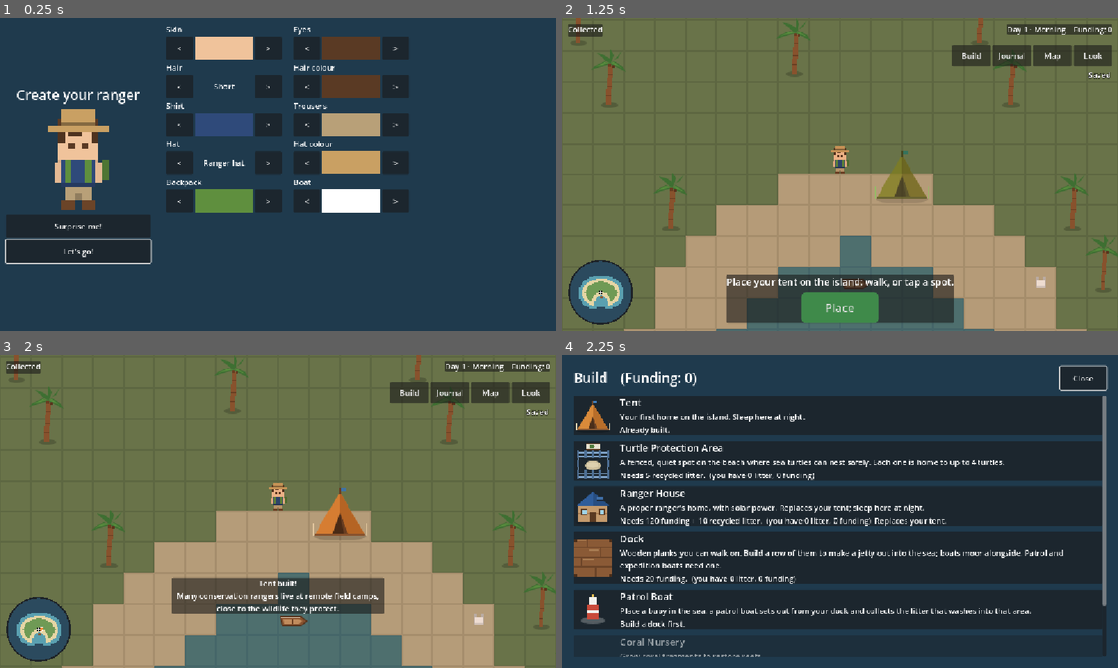
Above: before the commit, frames 1-4 (two rows, left to right).
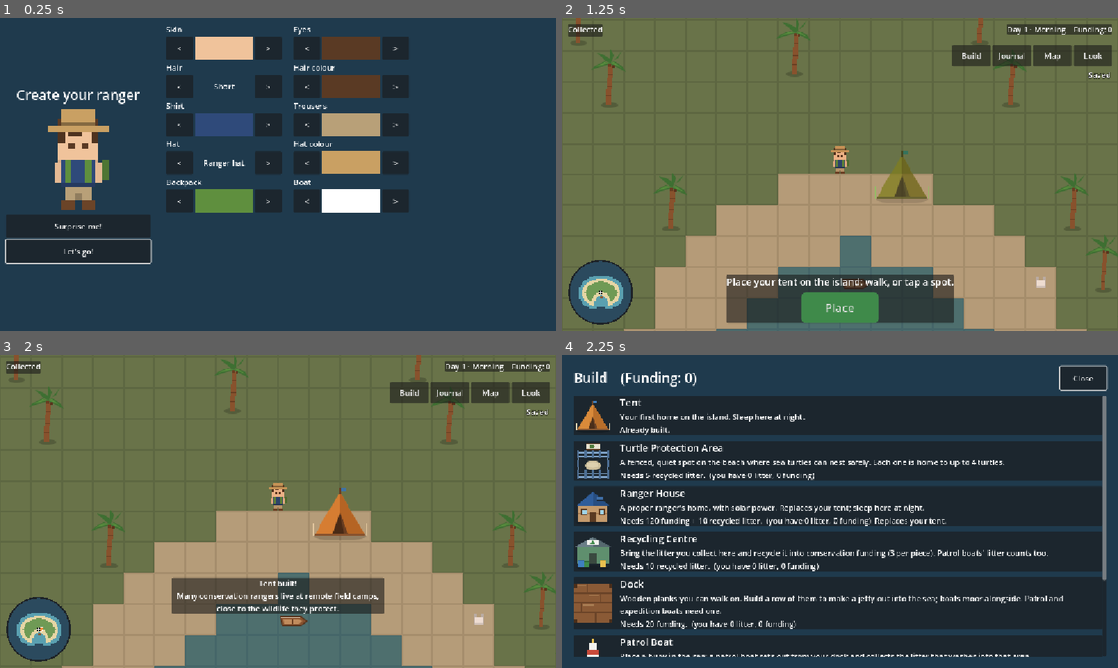
Above: after the commit, the same moments.

Repository: detronics-apps/ocean-haven
Game: Godot game, scene res://scenes/world/ocean_world.tscn
The game is run twice, just before and just after one commit, with the same random seed, the same clock (stepped at 60 frames per second) and the same inputs.
Inputs:
- Up to frame 1 (0.25 s): no input
- Up to frame 2 (1.25 s): click "Let's go!" at 0.5 s
- Up to frame 3 (2 s): click "Place" at 1.25 s
- Up to frame 4 (2.25 s): click "Build" at 2 s

Frames 1-3 are identical in both runs. In frame 4, 9.0% of the frame differs, in the area x 2-98%, y 57-97%.

Commit message:
Recycling centre: turn collected litter into funding
New building (10 recycled litter, one per island... unique): standing
next to it, the action bar offers 'Recycle N litter (+3N funding)'.
Litter is still a building material, so it's the player's choice;
litter collected by patrol boats can be recycled too.

Co-Authored-By: Claude Opus 5.5 <noreply@anthropic.com>

Diff:
--- /dev/null
+++ b/assets/buildings/recycling_centre.svg
@@ -0,0 +1,17 @@
+<svg xmlns="http://www.w3.org/2000/svg" width="64" height="64" viewBox="0 0 64 64" shape-rendering="crispEdges">
+  <!-- Placeholder recycling centre (3/4 view): green shed, roof, sign, three sorting bins -->
+  <ellipse cx="32" cy="59" rx="28" ry="4" fill="#000000" fill-opacity="0.18"/>
+  <rect x="6" y="22" width="52" height="30" fill="#5f8f6e"/>
+  <rect x="6" y="22" width="52" height="3" fill="#3f6f4e"/>
+  <polygon points="2,24 32,8 62,24" fill="#6b7f88"/>
+  <polygon points="32,8 62,24 32,24" fill="#56696f"/>
+  <rect x="22" y="12" width="20" height="9" fill="#f2f2ee"/>
+  <polygon points="28,19 32,13 36,19" fill="#3f8a4a"/>
+  <rect x="26" y="34" width="12" height="18" fill="#3a4a40"/>
+  <rect x="8" y="46" width="10" height="12" fill="#3f7fbf"/>
+  <rect x="8" y="46" width="10" height="2" fill="#2f5f9a"/>
+  <rect x="44" y="46" width="10" height="12" fill="#e8c050"/>
+  <rect x="44" y="46" width="10" height="2" fill="#c8a030"/>
+  <rect x="18" y="48" width="8" height="10" fill="#3f8a4a"/>
+  <rect x="18" y="48" width="8" height="2" fill="#2f6a3a"/>
+</svg>
--- /dev/null
+++ b/data/buildings/recycling_centre.tres
@@ -0,0 +1,17 @@
+[gd_resource type="Resource" script_class="BuildingData" format=3]
+
+[ext_resource type="Script" path="res://scripts/buildings/building_data.gd" id="1_xk2v5"]
+[ext_resource type="Texture2D" path="res://assets/buildings/recycling_centre.svg" id="2_yxnl8"]
+
+[resource]
+script = ExtResource("1_xk2v5")
+id = &"recycling_centre"
+display_name = "Recycling Centre"
+description = "Bring the litter you collect here and recycle it into conservation funding (3 per piece). Patrol boats' litter counts too."
+order = 2
+texture = ExtResource("2_yxnl8")
+terrain = PackedStringArray("sand", "grass")
+cost_litter = 10
+unique = true
+recycle_value = 3
+fact = "Recycling keeps plastic out of the sea and saves energy - and using less plastic in the first place is even better."
--- a/scripts/buildings/building.gd
+++ b/scripts/buildings/building.gd
@@ -90,8 +90,19 @@
 	var list := []
 	if data.action == &"sleep" and GameClock.is_night():
 		list.append({"label": "Sleep until morning", "do": get_tree().call_group.bind("hud", "sleep_through_night")})
+	if data.recycle_value > 0 and Inventory.total() > 0:
+		list.append({"label": "Recycle %d litter (+%d funding)" % [Inventory.total(), Inventory.total() * data.recycle_value],
+			"do": recycle})
 	list.append({"label": "Move " + data.display_name, "do": build_mode.start_move.bind(self)})
 	return list
+
+
+## Recycles everything the ranger is carrying into conservation funding.
+func recycle() -> void:
+	var pieces := Inventory.total()
+	if pieces <= 0 or not Inventory.take(pieces):
+		return
+	Funding.earn(pieces * data.recycle_value, "You recycled %d pieces of litter at your %s." % [pieces, data.display_name])
 
 
 ## Whether the ranger (on foot) is standing next to it.
--- a/scripts/buildings/building_data.gd
+++ b/scripts/buildings/building_data.gd
@@ -38,6 +38,8 @@
 @export var requires: StringName
 ## Added as a child when it's built or loaded (e.g. the patrol buoy's boat).
 @export var spawns: PackedScene
+## Funding paid for each piece of litter recycled here (0 = not a recycling centre).
+@export var recycle_value := 0
 ## A walkway over the water (dock planks): the ranger can walk on it, boats bump into it.
 @export var deck := false
 ## Must touch the shore or another deck, so walkways grow out from the land.
--- a/tests/test_funding.gd
+++ b/tests/test_funding.gd
@@ -68,6 +68,22 @@
 	_expect(funding.balance == 190, "a dock plank costs 20 funding (left %d)" % funding.balance)
 	_expect(not funding.spend(1000), "can't overspend")
 
+	# --- Recycling centre: turn litter into funding ---
+	var centre: Resource = load("res://data/buildings/recycling_centre.tres")
+	build_mode.cancel()
+	inventory.add(load("res://data/items/plastic_bag.tres"), 10)
+	build_mode.start(centre)
+	_expect(build_mode.place_at(Vector2i(-3, -3)), "recycling centre built (10 litter)")
+	inventory.add(load("res://data/items/plastic_bottle.tres"), 7)
+	var building: Node2D = get_nodes_in_group("buildings").filter(func(b: Node) -> bool: return b.data.id == &"recycling_centre")[0]
+	player.global_position = building.global_position + Vector2(-50, 20)
+	var before: int = funding.balance
+	var actions: Array = building.actions()
+	_expect(actions.size() > 0 and actions[0].label == "Recycle 7 litter (+21 funding)",
+		"offers to recycle what you carry (%s)" % [actions.map(func(a: Dictionary) -> String: return a.label)])
+	actions[0].do.call()
+	_expect(funding.balance == before + 21 and inventory.total() == 0, "7 litter recycled into 21 funding")
+
 	if not _failed:
 		print("PASS")
 	quit(1 if _failed else 0)
Not shown, added: assets/buildings/recycling_centre.svg.import
